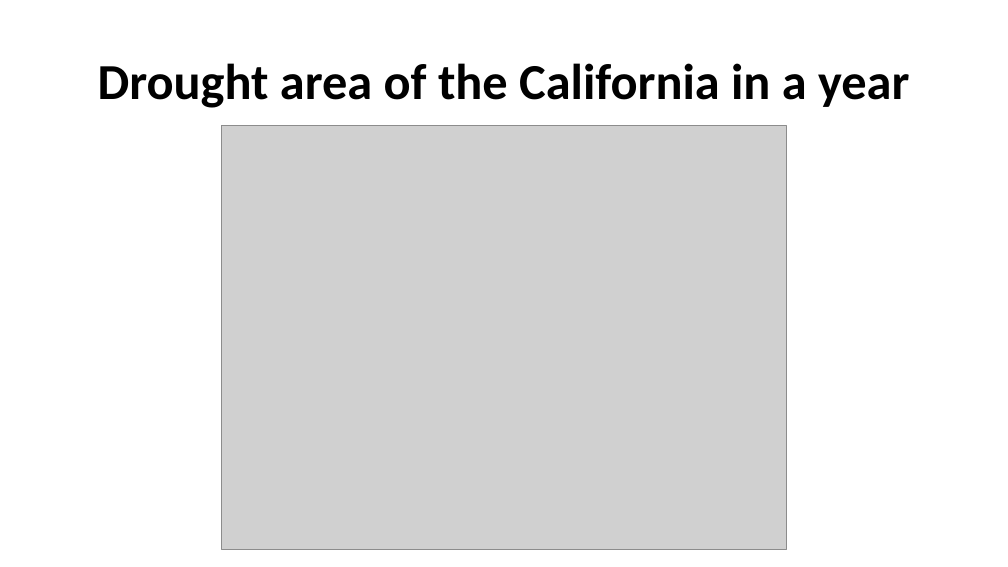
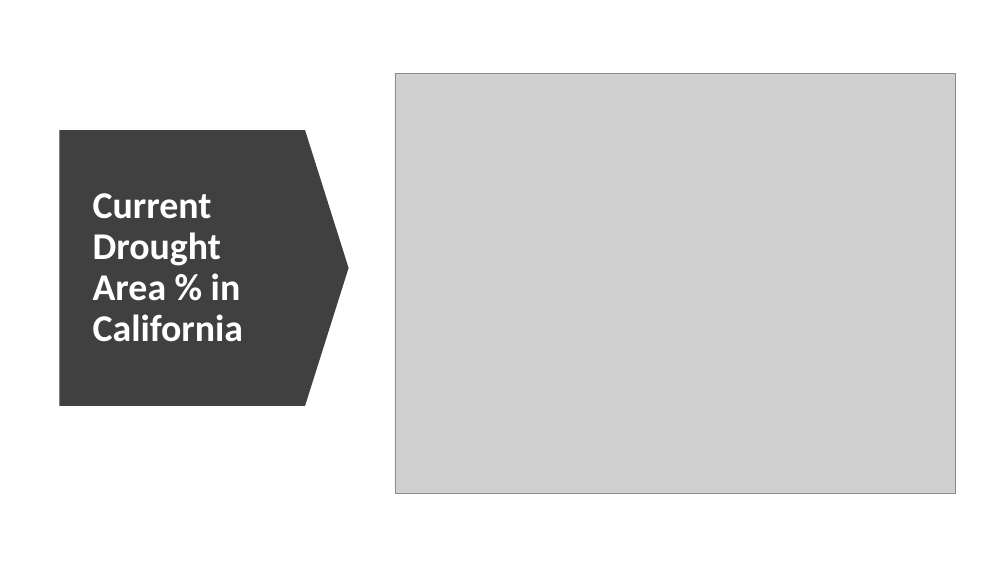
Before and after one commit to ErinBuday/California_Wildfires, a slide deck: slide 9 of Project3_CA_WildFires.pptx (slide 8 before the commit). Drawn at 1008x567 pixels with LibreOffice and Linux fonts; fonts in the diff are those of the drawing; grey boxes stand for pictures. Boxes give left, top, right and bottom in pixels: in the first picture for what was removed or moved away, otherwise in the second. Text is boxed around its words. In the diff, an @@ line names an element or a change of style, - is before the commit and + after.

```diff
--- a/Project3_CA_WildFires.pptx
+++ b/Project3_CA_WildFires.pptx
@@ picture: place and size @@
-picture at <box>222,126,786,549</box>
+picture at <box>395,73,956,494</box>
@@ down arrow added at <box>60,130,349,406</box>, fill #404040 @@
@@ text "Current Drought Area % in ..." at <box>93,193,243,342</box>: vertical alignment top to middle @@
@@ text at <box>93,193,243,342</box>: text changed; size 48 to 36 pt; text colour #000000 to #FFFFFF @@
-Drought area of the California in a year
+Current Drought Area % in California
```
Also in this commit, not shown: 4 other slides changed, 5 slides added, 6 slides removed.
